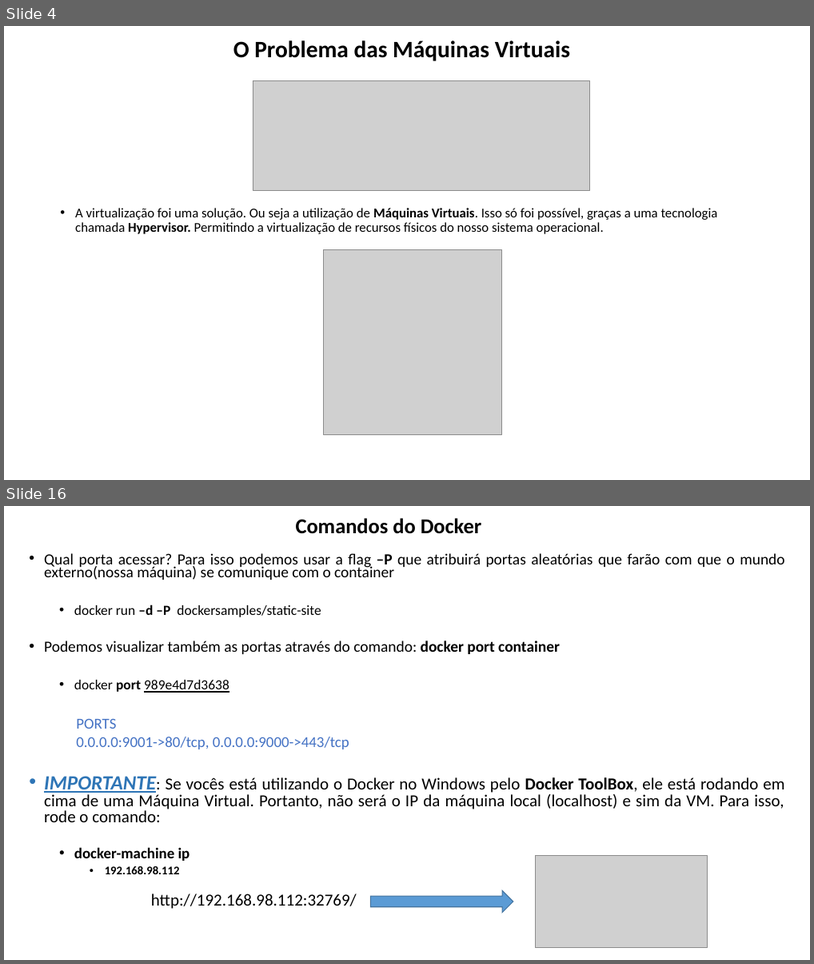
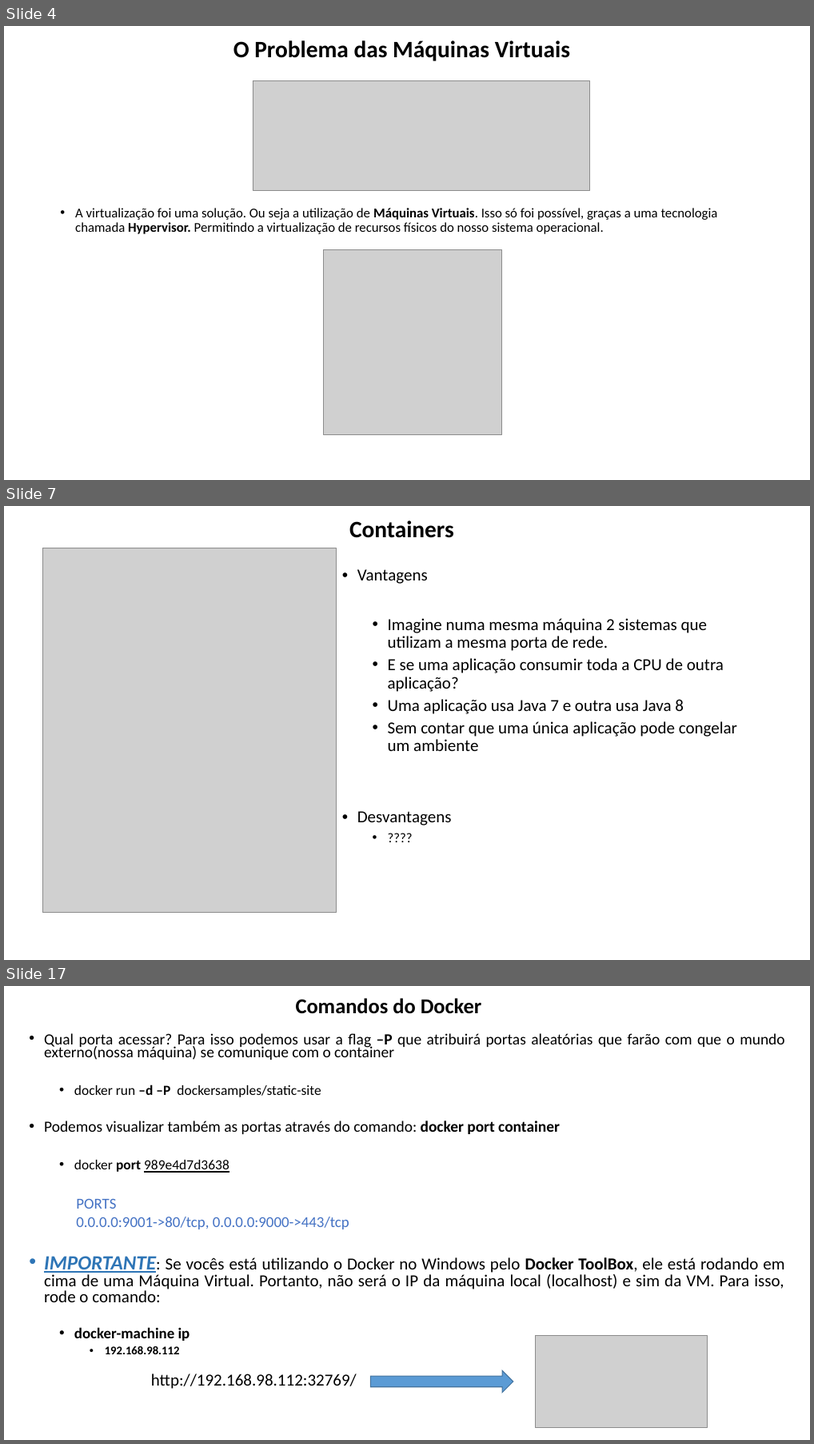
Before and after one commit to lacsousa/learning-docker, a slide deck: docs/docker-resumo.pptx. Shown one above the other, each under a label of ours: slides 4 and 16 before the commit, slides 4, 7 and 17 after it; the slides between them are not shown. The pictures are 814x964 and 814x1444 pixels, drawn with LibreOffice and Linux fonts; fonts in the diff are those of the drawing; grey boxes stand for pictures. Boxes give left, top, right and bottom in pixels: in the first picture for what was removed or moved away, otherwise in the second. Text is boxed around its words. In the diff, an @@ line names an element or a change of style, - is before the commit and + after.

```diff
--- a/docs/docker-resumo.pptx
+++ b/docs/docker-resumo.pptx
@@ slide 7 added at (x1=4, y1=506, x2=810, y2=960), background #FFFFFF @@
@@ title added at (x1=350, y1=520, x2=454, y2=538), 28 pt, text #000000, bold @@
+Containers
@@ picture added at (x1=42, y1=548, x2=336, y2=912) @@
@@ text added at (x1=358, y1=569, x2=738, y2=825), 20 pt, text #000000 @@
+• Vantagens
+  • Imagine numa mesma máquina 2 sistemas que utilizam a mesma porta de rede.
+  • E se uma aplicação consumir toda a CPU de outra aplicação?
+  • Uma aplicação usa Java 7 e outra usa Java 8
+  • Sem contar que uma única aplicação pode congelar um ambiente
+• Desvantagens
+  • ????
@@ what was slide 16 is now slide 17 @@
```
Also in this commit, not shown: 10 slides changed, 2 other slides added, 3 slides removed.
